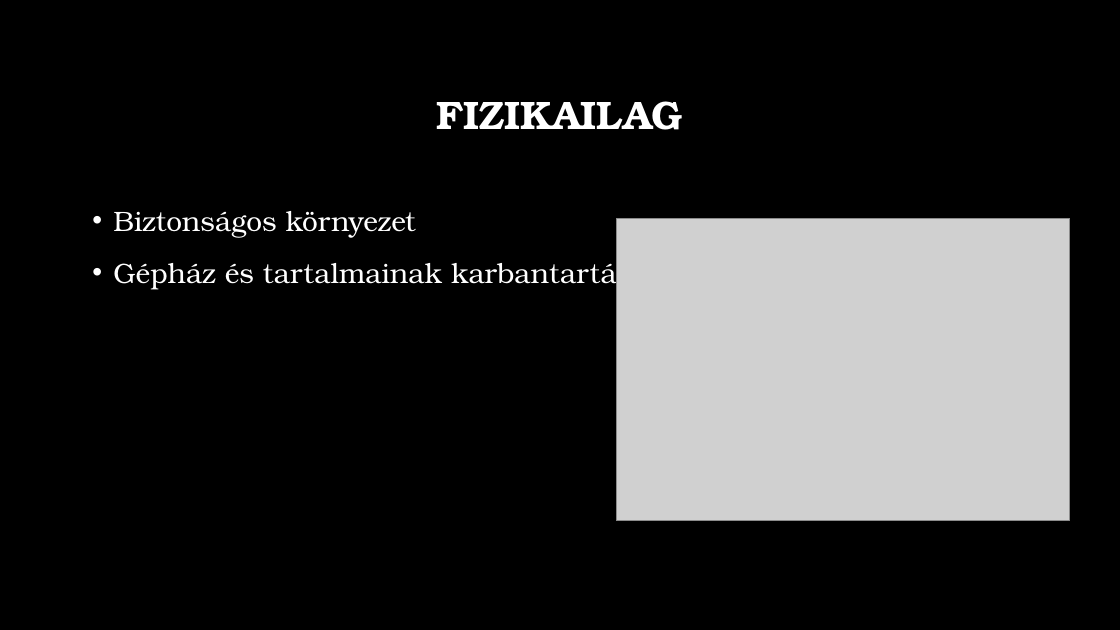
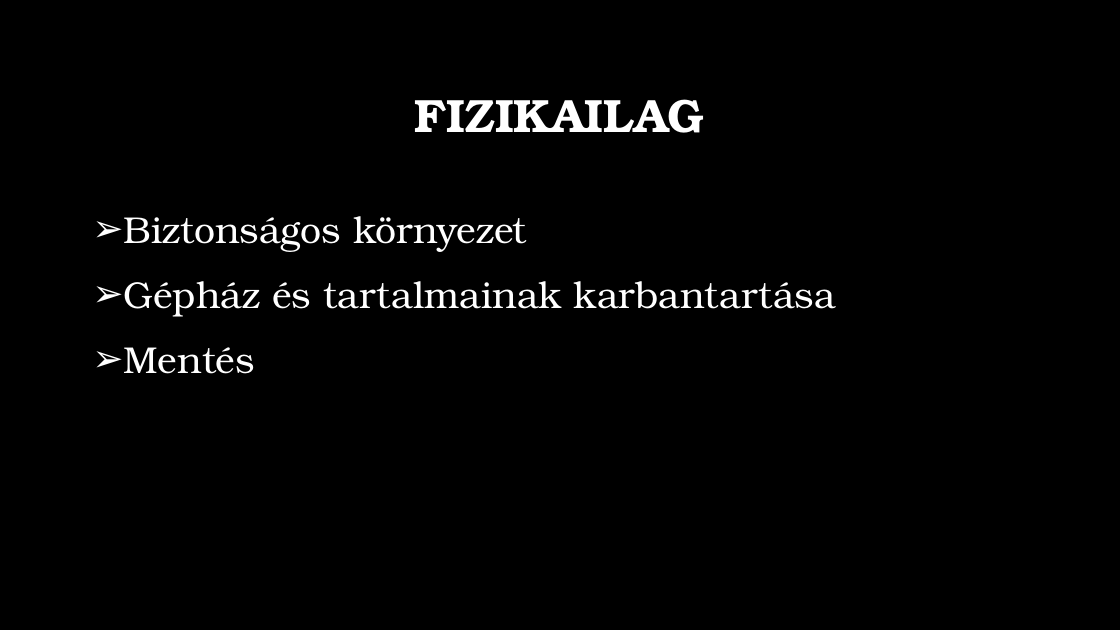
Before and after one commit to bartekaron/Sz-m-t-g-p-v-delme, a slide deck: slide 2 of Számítógép védelme.pptx. Drawn at 1120x630 pixels with LibreOffice and Linux fonts; fonts in the diff are those of the drawing; grey boxes stand for pictures; background and template pictures are left out. Boxes give left, top, right and bottom in pixels: in the first picture for what was removed or moved away, otherwise in the second. Text is boxed around its words. In the diff, an @@ line names an element or a change of style, - is before the commit and + after.

```diff
--- a/Számítógép védelme.pptx
+++ b/Számítógép védelme.pptx
@@ title "FIZIKAILAG" at (415, 99, 704, 133): size 34 to 40 pt @@
@@ text at (124, 216, 836, 317): size 24 to 32 pt in "Biztonságos környezet", "Gépház és tartalmainak karbantartása"; bullet • to ➢ @@
@@ picture removed at (616, 218, 1070, 521) @@
@@ text at (124, 347, 255, 374): paragraph added @@
+➢ Mentés
```
Also in this commit, not shown: 4 other slides changed, 6 slides added, 5 slides removed.
